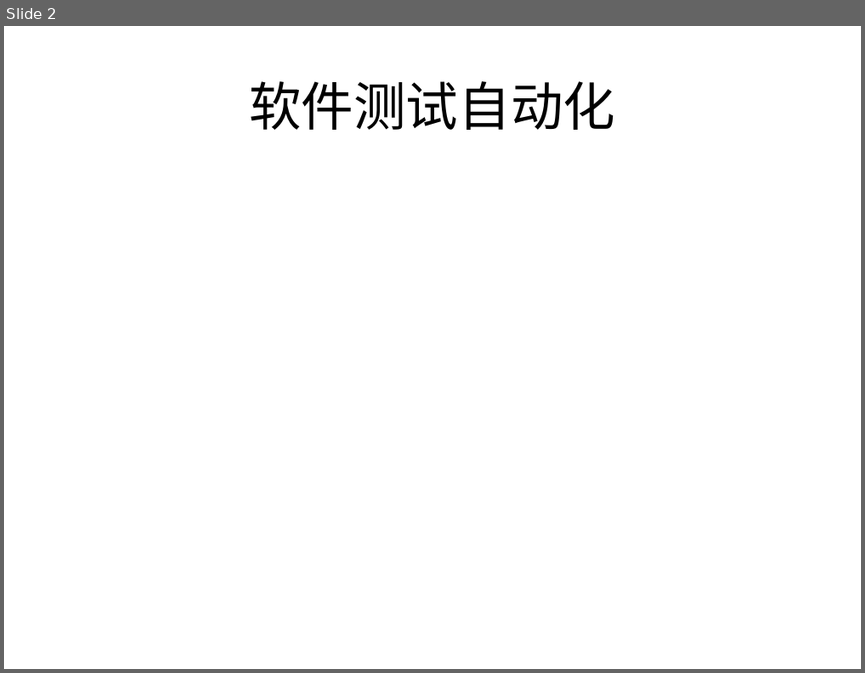
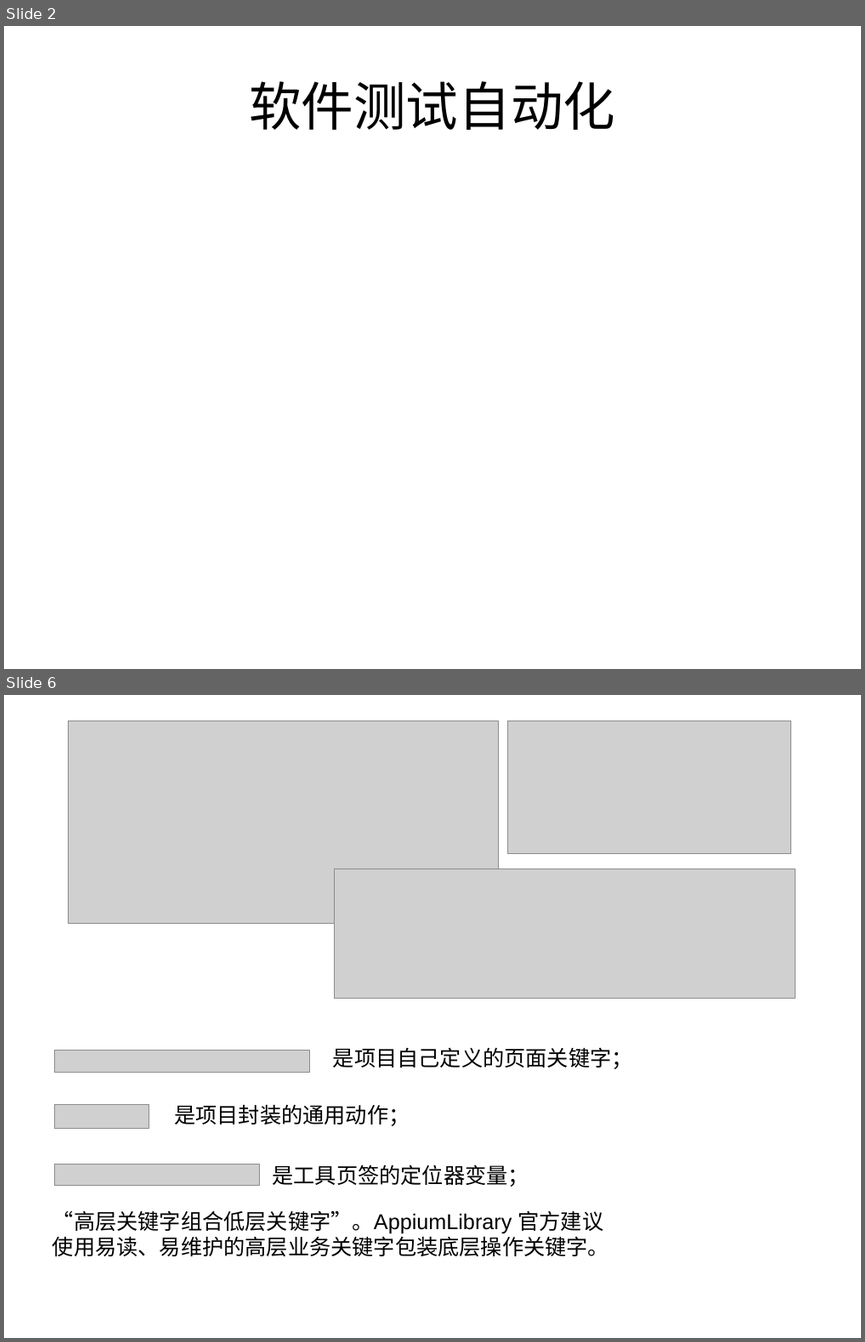
Before and after one commit to CC-coder-GSG/SurveyMasterAutoTesting, a slide deck: docs/测量大师自动化测试.ppt. Shown one above the other, each under a label of ours: slide 2 before the commit, slides 2 and 6 after it; the slides between them are not shown. The pictures are 865x673 and 865x1342 pixels, drawn with LibreOffice and Linux fonts; fonts in the diff are those of the drawing; grey boxes stand for pictures. Boxes give left, top, right and bottom in pixels: in the first picture for what was removed or moved away, otherwise in the second. Text is boxed around its words. In the diff, an @@ line names an element or a change of style, - is before the commit and + after.

Commit message:
docs: add Robot Framework and Appium training materials

```diff
--- a/docs/测量大师自动化测试.ppt
+++ b/docs/测量大师自动化测试.ppt
@@ slide 6 added at (4,695,861,1338), background #FFFFFF @@
@@ picture added at (69,721,499,923) @@
@@ picture added at (508,721,791,853) @@
@@ picture added at (334,869,794,998) @@
@@ picture added at (54,1049,309,1072) @@
@@ text added at (333,1047,633,1069), 18 pt, text #000000 @@
+是项目自己定义的页面关键字；
@@ picture added at (54,1104,148,1128) @@
@@ text added at (174,1104,409,1126), 18 pt, text #000000 @@
+是项目封装的通用动作；
@@ picture added at (54,1163,260,1185) @@
@@ text added at (272,1164,528,1186), 18 pt, text #000000 @@
+是工具页签的定位器变量；
@@ text added at (52,1210,609,1256), 18 pt, text #000000 @@
+“高层关键字组合低层关键字”。AppiumLibrary 官方建议使用易读、易维护的高层业务关键字包装底层操作关键字。
```
Also in this commit, not shown: 9 other slides added, 1 slide removed, 1 other file.
